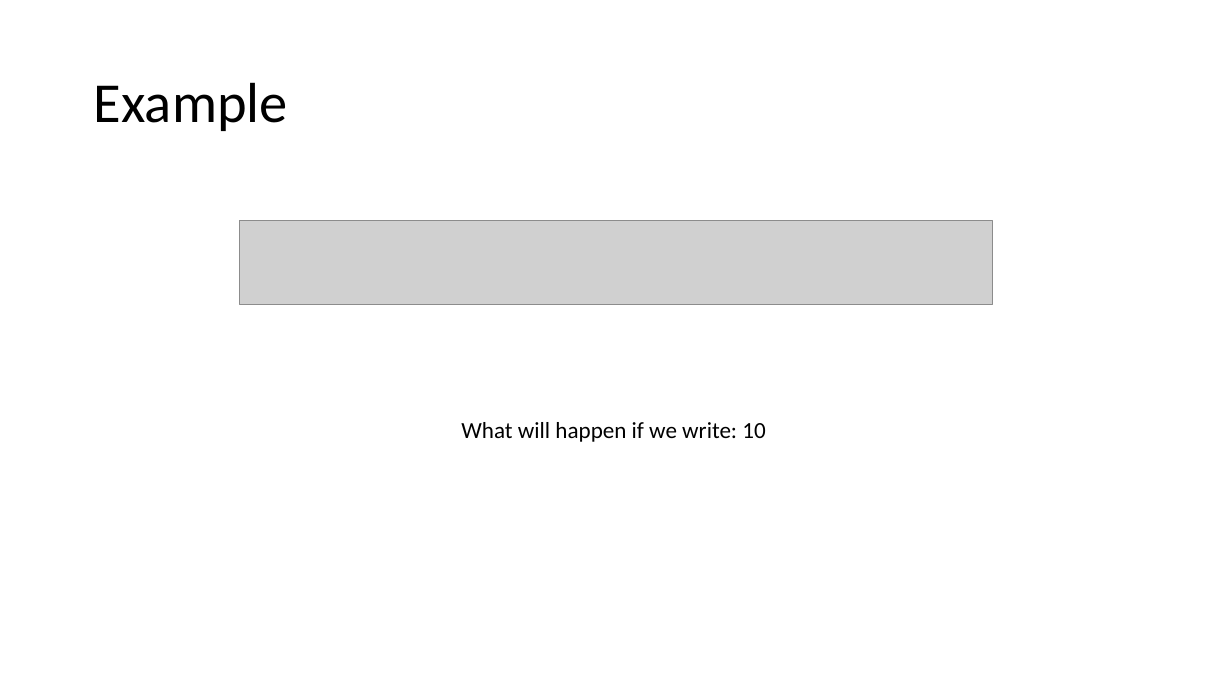
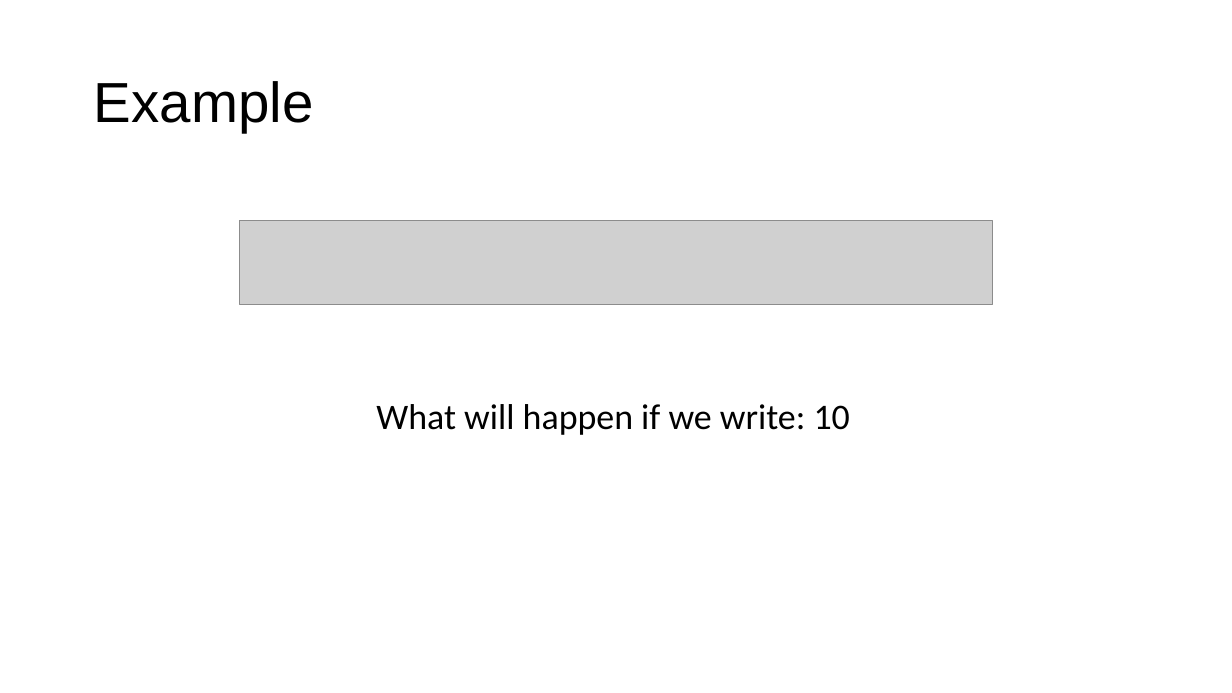
Before and after one commit to JoZonneveld/TCR-python-lessons, a slide deck: slide 21 of Lessons/Lesson 1/Introduction to Python.pptx. Drawn at 1232x693 pixels with LibreOffice and Linux fonts; fonts in the diff are those of the drawing; grey boxes stand for pictures; background and template pictures are left out. Boxes give left, top, right and bottom in pixels: in the first picture for what was removed or moved away, otherwise in the second. Text is boxed around its words. In the diff, an @@ line names an element or a change of style, - is before the commit and + after.

```diff
--- a/Lessons/Lesson 1/Introduction to Python.pptx
+++ b/Lessons/Lesson 1/Introduction to Python.pptx
@@ text "Example" at [94,81,314,132]: font Calibri to Arial @@
@@ text "What will happen if we ...": place and size @@
-text "What will happen if we ..." at [461,422,765,442]
+text "What will happen if we ..." at [376,404,850,435]
@@ text "What will happen if we ..." at [376,404,850,435]: size 18 to 28 pt @@
```
Also in this commit, not shown: 23 other slides changed, 2 other files.
